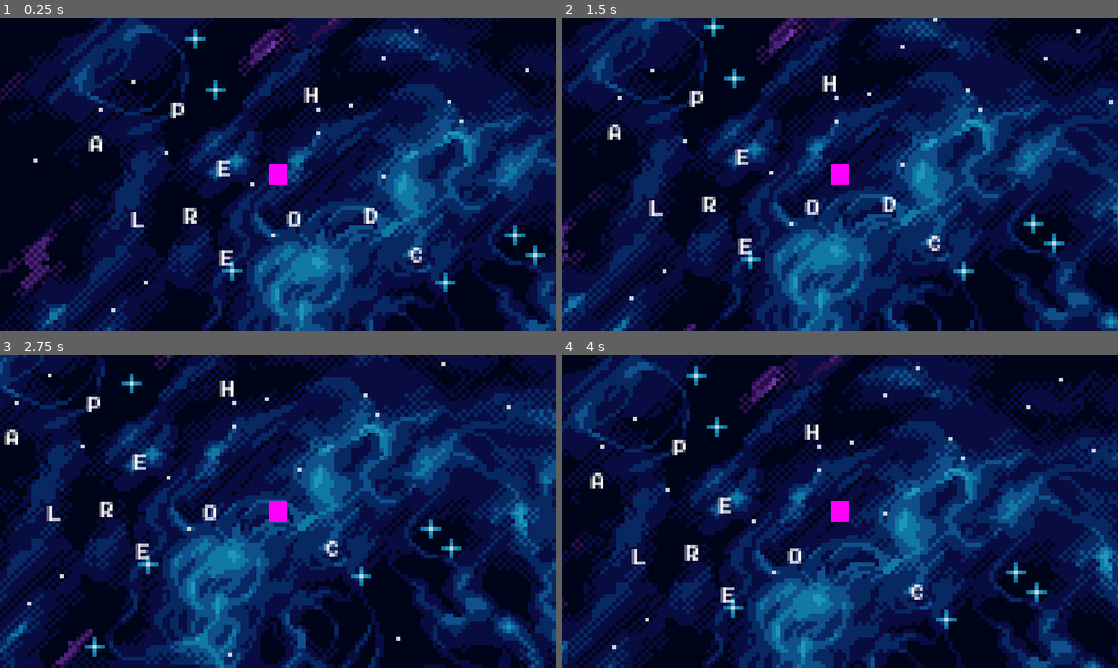
Above: before the commit, frames 1-4 (two rows, left to right).
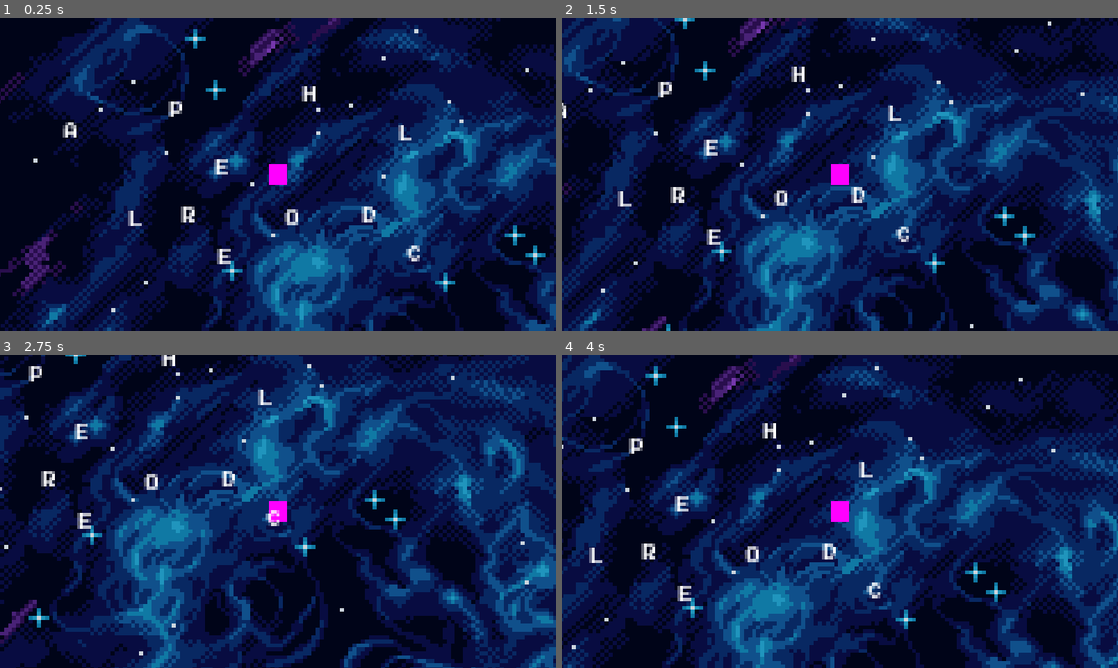
Above: after the commit, the same moments.

Repository: M-a-b-e-l/CISC2540---2D-Game-group-6
Game: Godot game, scene res://Scenes/Minigame3/MiniGame3.tscn
Two runs of this game, one before a commit and one after it. Both use one fixed random seed, a clock stepped at 60 frames per second and the inputs below. This scene is started directly instead of the project's main scene.
Inputs (mouse positions are in pixels of both pictures, inside the frame that each line leads up to):
- Up to frame 1 (0.25 s): no input
- Up to frame 2 (1.5 s): tap Enter at 0.5 s; move the mouse to (962, 158) at 0.52 s; hold Right (ui_right) 0.53-1.28 s; click (962, 158) at 0.6 s; move the mouse to (728, 190) at 1.27 s; hold Down (ui_down) from 1.28 s (still down); click (728, 190) at 1.35 s
- Up to frame 3 (2.75 s): move the mouse to (333, 442) at 2.02 s; release Down (ui_down) at 2.03 s; hold Right (ui_right) from 2.03 s (still down); click (333, 442) at 2.1 s
- Up to frame 4 (4 s): move the mouse to (812, 574) at 2.77 s; release Right (ui_right) at 2.78 s; hold Up (ui_up) 2.78-3.53 s; click (812, 574) at 2.85 s; move the mouse to (1006, 558) at 3.52 s; hold Left (ui_left) from 3.53 s (still down); click (1006, 558) at 3.6 s

The runs differ from the first frame. In frame 1, 1.3% of the frame differs, in the area x 11-76%, y 21-80%; in frame 2, 64%; in frame 3, 71%, in the area x 0-100%, y 0-100%; in frame 4, 66%.

Commit message:
Drag+Drop

Diff:
--- /dev/null
+++ b/group_6_2d_game/Scenes/Minigame3/DraggableArea.tscn
@@ -0,0 +1,17 @@
+[gd_scene load_steps=2 format=3 uid="uid://dv4a64hrg8wic"]
+
+[sub_resource type="RectangleShape2D" id="RectangleShape2D_6hbnc"]
+size = Vector2(126, 126)
+
+[node name="DraggableArea" type="Node2D"]
+
+[node name="Area2D" type="StaticBody2D" parent="."]
+
+[node name="CollisionShape2D" type="CollisionShape2D" parent="Area2D"]
+shape = SubResource("RectangleShape2D_6hbnc")
+
+[node name="ColorRect" type="ColorRect" parent="Area2D"]
+offset_left = -64.0
+offset_top = -64.0
+offset_right = 64.0
+offset_bottom = 64.0
--- a/group_6_2d_game/Scenes/Minigame3/Letters/A.tscn
+++ b/group_6_2d_game/Scenes/Minigame3/Letters/A.tscn
@@ -6,23 +6,23 @@
 [sub_resource type="CapsuleShape2D" id="CapsuleShape2D_arj5x"]
 
 [node name="Area2D" type="Area2D"]
-position = Vector2(-49, -25)
+position = Vector2(-3.8147e-06, 0)
 scale = Vector2(1.78482, 1.6677)
 collision_mask = 2
 script = ExtResource("1_8ooy4")
 
 [node name="Label" type="Label" parent="."]
-offset_left = 29.0
-offset_top = 17.0
-offset_right = 39.0
-offset_bottom = 29.0
+offset_left = -0.56028
+offset_right = 9.43972
+offset_bottom = 12.0
 scale = Vector2(1.9909, 2.41636)
 theme_override_fonts/font = ExtResource("1_lhwil")
 theme_override_font_sizes/font_size = 8
 text = "A"
 
 [node name="CollisionShape2D" type="CollisionShape2D" parent="."]
-position = Vector2(38.0991, 31.1807)
+position = Vector2(7.84393, 13.1918)
 shape = SubResource("CapsuleShape2D_arj5x")
 
 [connection signal="body_entered" from="." to="." method="_on_body_entered"]
+[connection signal="input_event" from="." to="." method="_on_input_event"]
--- a/group_6_2d_game/Scenes/Minigame3/Letters/letters.gd
+++ b/group_6_2d_game/Scenes/Minigame3/Letters/letters.gd
@@ -1,5 +1,18 @@
 extends Area2D
 
+var selected = false
 
-func _on_body_entered(body: Node2D) -> void:
-	queue_free()
+
+
+func _on_input_event(viewport: Node, event: InputEvent, shape_idx: int):
+	if Input.is_action_just_pressed("click"):
+		selected = true
+
+func _physics_process(delta: float):
+	if selected:
+		global_position = lerp(global_position, get_global_mouse_position(), 25 * delta)
+
+func _input(event: InputEvent):
+	if event is InputEventMouseButton:
+		if event.button_index == MOUSE_BUTTON_LEFT and not event.pressed:
+			selected = false
--- a/group_6_2d_game/Scenes/Minigame3/MiniGame3.tscn
+++ b/group_6_2d_game/Scenes/Minigame3/MiniGame3.tscn
@@ -39,7 +39,7 @@
 scale = Vector2(38, 43)
 collision_layer = 2
 script = ExtResource("2_qthtj")
-speed = 120.0
+speed = 200.0
 
 [node name="Camera2D" type="Camera2D" parent="CharacterBody2D"]
 z_index = 2
@@ -83,3 +83,6 @@
 
 [node name="R" parent="." instance=ExtResource("11_y2h4m")]
 position = Vector2(377, 385)
+
+[node name="L2" parent="." instance=ExtResource("5_0xjut")]
+position = Vector2(827, 216)
--- a/group_6_2d_game/project.godot
+++ b/group_6_2d_game/project.godot
@@ -23,6 +23,14 @@
 
 window/stretch/mode="canvas_items"
 
+[input]
+
+click={
+"deadzone": 0.5,
+"events": [Object(InputEventMouseButton,"resource_local_to_scene":false,"resource_name":"","device":-1,"window_id":0,"alt_pressed":false,"shift_pressed":false,"ctrl_pressed":false,"meta_pressed":false,"button_mask":0,"position":Vector2(0, 0),"global_position":Vector2(0, 0),"factor":1.0,"button_index":1,"canceled":false,"pressed":false,"double_click":false,"script":null)
+]
+}
+
 [rendering]
 
 textures/canvas_textures/default_texture_filter=0
